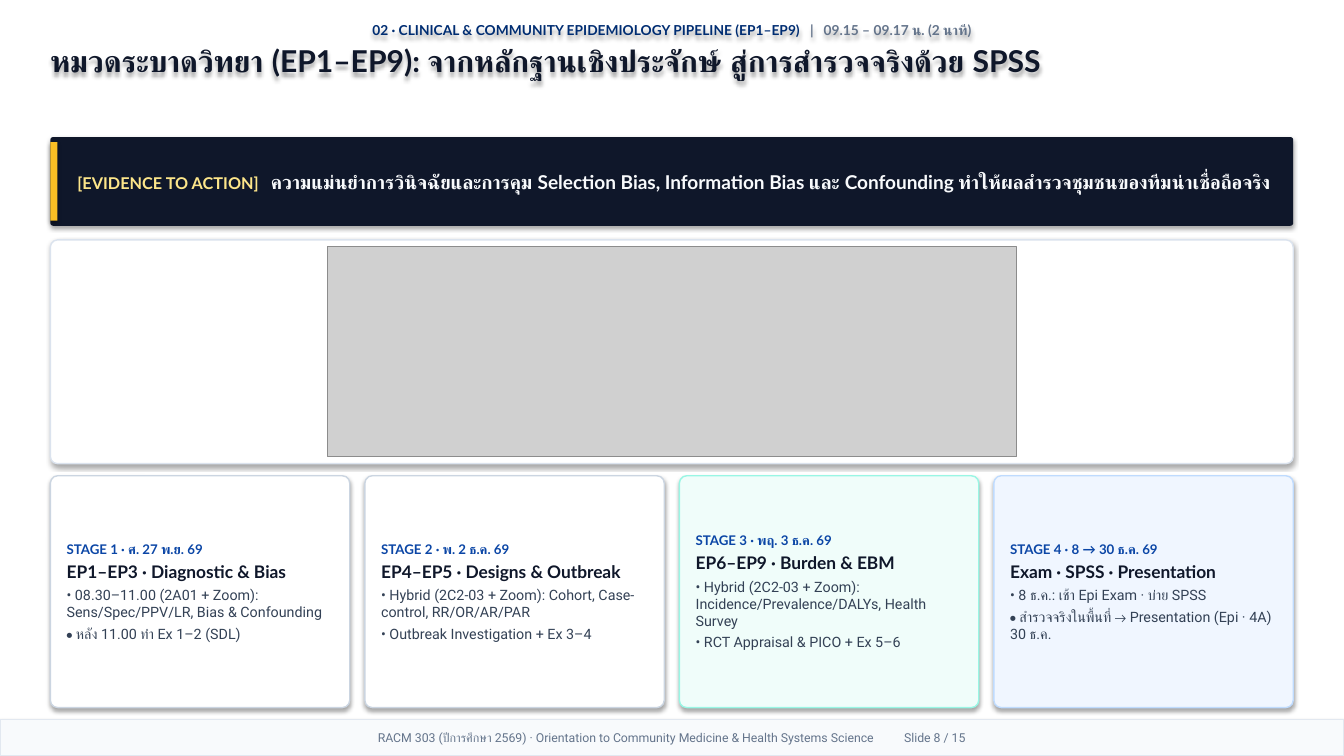
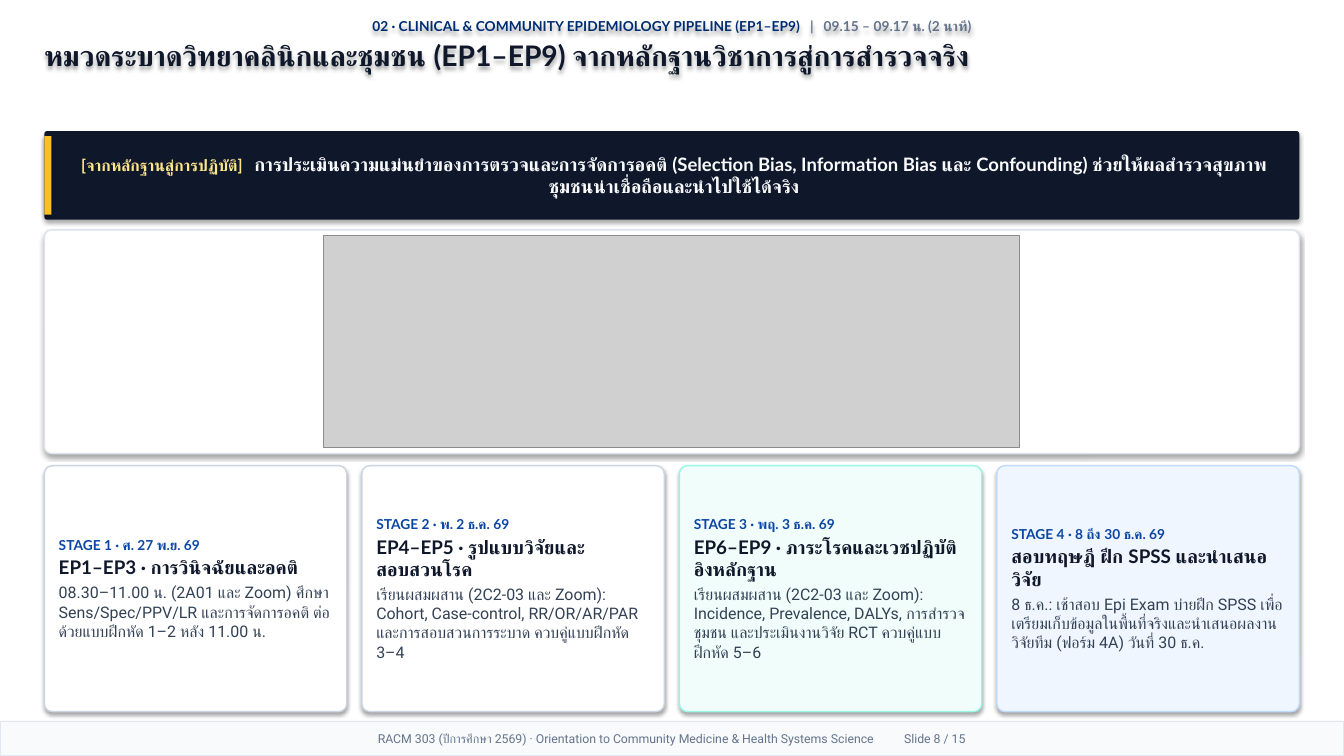
Before and after one commit to smartwoo/racm303-2569, a slide deck: slide 8 of exports/pptx/RACM303_2569_Orientation_Slides.pptx. Drawn at 1344x756 pixels with LibreOffice and Linux fonts; fonts in the diff are those of the drawing; grey boxes stand for pictures. Boxes give left, top, right and bottom in pixels: in the first picture for what was removed or moved away, otherwise in the second. Text is boxed around its words. In the diff, an @@ line names an element or a change of style, - is before the commit and + after.

```diff
--- a/exports/pptx/RACM303_2569_Orientation_Slides.pptx
+++ b/exports/pptx/RACM303_2569_Orientation_Slides.pptx
@@ text at <box>44,44,969,74</box>: text changed; size 21.5 to 20.2 pt @@
-หมวดระบาดวิทยา (EP1–EP9): จากหลักฐานเชิงประจักษ์ สู่การสำรวจจริงด้วย SPSS
+หมวดระบาดวิทยาคลินิกและชุมชน (EP1–EP9) จากหลักฐานวิชาการสู่การสำรวจจริง
@@ rectangle: place and size @@
-rectangle at <box>50,142,57,221</box>
+rectangle at <box>44,136,51,215</box>
@@ rounded rectangle "[จากหลักฐานสู่การปฏิบัติ] การประเมินความแม่นยำของการตรวจและก ...": place and size @@
-rounded rectangle "[จากหลักฐานสู่การปฏิบัติ] การประเมินความแม่นยำของการตรวจและก ..." at <box>50,137,1294,226</box>
+rounded rectangle "[จากหลักฐานสู่การปฏิบัติ] การประเมินความแม่นยำของการตรวจและก ..." at <box>44,131,1300,220</box>
@@ text in rounded rectangle at <box>81,156,1267,199</box>: text changed; size 13.6 to 13.2 pt @@
-[EVIDENCE TO ACTION] ความแม่นยำการวินิจฉัยและการคุม Selection Bias, Information Bias และ Confounding ทำให้ผลสำรวจชุมชนของทีมน่าเชื่อถือจริง
+[จากหลักฐานสู่การปฏิบัติ] การประเมินความแม่นยำของการตรวจและการจัดการอคติ (Selection Bias, Information Bias และ Confounding) ช่วยให้ผลสำรวจสุขภาพชุมชนน่าเชื่อถือและนำไปใช้ได้จริง
@@ rounded rectangle: place and size @@
-rounded rectangle at <box>50,240,1294,464</box>
+rounded rectangle at <box>44,230,1300,454</box>
@@ picture: place and size @@
-picture at <box>327,247,1016,457</box>
+picture at <box>324,236,1020,448</box>
@@ rounded rectangle "STAGE 1 · ศ. 27 ...": place and size @@
-rounded rectangle "STAGE 1 · ศ. 27 ..." at <box>50,476,350,708</box>
+rounded rectangle "STAGE 1 · ศ. 27 ..." at <box>44,466,347,712</box>
@@ rounded rectangle "STAGE 2 · พ. 2 ...": place and size @@
-rounded rectangle "STAGE 2 · พ. 2 ..." at <box>365,476,664,708</box>
+rounded rectangle "STAGE 2 · พ. 2 ..." at <box>362,466,664,712</box>
@@ rounded rectangle "STAGE 3 · พฤ. 3 ...": place and size @@
-rounded rectangle "STAGE 3 · พฤ. 3 ..." at <box>680,476,979,708</box>
+rounded rectangle "STAGE 3 · พฤ. 3 ..." at <box>680,466,982,712</box>
@@ rounded rectangle "STAGE 4 · 8 ถึง ...": place and size @@
-rounded rectangle "STAGE 4 · 8 ถึง ..." at <box>994,476,1294,708</box>
+rounded rectangle "STAGE 4 · 8 ถึง ..." at <box>997,466,1300,712</box>
@@ text in rounded rectangle at <box>376,539,639,658</box>: text changed; size 10.2 to 11.4 pt @@
-EP4–EP5 · Designs & Outbreak
-• Hybrid (2C2-03 + Zoom): Cohort, Case-control, RR/OR/AR/PAR
-• Outbreak Investigation + Ex 3–4
+EP4–EP5 · รูปแบบวิจัยและสอบสวนโรค
+เรียนผสมผสาน (2C2-03 และ Zoom): Cohort, Case-control, RR/OR/AR/PAR และการสอบสวนการระบาด ควบคู่แบบฝึกหัด 3–4
@@ text in rounded rectangle at <box>376,519,509,529</box>: size 9.5 to 9.8 pt in "STAGE 2 · พ. 2 ธ.ค. 69" @@
@@ text in rounded rectangle at <box>694,539,965,658</box>: text changed; size 10.2 to 11.4 pt @@
-EP6–EP9 · Burden & EBM
-• Hybrid (2C2-03 + Zoom): Incidence/Prevalence/DALYs, Health Survey
-• RCT Appraisal & PICO + Ex 5–6
+EP6–EP9 · ภาระโรคและเวชปฏิบัติอิงหลักฐาน
+เรียนผสมผสาน (2C2-03 และ Zoom): Incidence, Prevalence, DALYs, การสำรวจชุมชน และประเมินงานวิจัย RCT ควบคู่แบบฝึกหัด 5–6
@@ text in rounded rectangle at <box>694,519,835,532</box>: size 9.5 to 9.8 pt in "STAGE 3 · พฤ. 3 ธ.ค. 69" @@
@@ text in rounded rectangle at <box>1011,528,1282,652</box>: text changed; size 10.2 to 11.4 pt @@
-STAGE 4 · 8 → 30 ธ.ค. 69
-Exam · SPSS · Presentation
-• 8 ธ.ค.: เช้า Epi Exam · บ่าย SPSS
-• สำรวจจริงในพื้นที่ → Presentation (Epi · 4A) 30 ธ.ค.
+STAGE 4 · 8 ถึง 30 ธ.ค. 69
+สอบทฤษฎี ฝึก SPSS และนำเสนอวิจัย
+8 ธ.ค.: เช้าสอบ Epi Exam บ่ายฝึก SPSS เพื่อเตรียมเก็บข้อมูลในพื้นที่จริงและนำเสนอผลงานวิจัยทีม (ฟอร์ม 4A) วันที่ 30 ธ.ค.
@@ text in rounded rectangle at <box>59,560,330,637</box>: text changed; size 10.2 to 11.4 pt @@
-EP1–EP3 · Diagnostic & Bias
-• 08.30–11.00 (2A01 + Zoom): Sens/Spec/PPV/LR, Bias & Confounding
-• หลัง 11.00 ทำ Ex 1–2 (SDL)
+EP1–EP3 · การวินิจฉัยและอคติ
+08.30–11.00 น. (2A01 และ Zoom) ศึกษา Sens/Spec/PPV/LR และการจัดการอคติ ต่อด้วยแบบฝึกหัด 1–2 หลัง 11.00 น.
@@ text in rounded rectangle at <box>59,540,200,551</box>: size 9.5 to 9.8 pt in "STAGE 1 · ศ. 27 พ.ย. 69" @@
```
Also in this commit, not shown: 13 other slides changed, 1 slide added, 1 slide removed, 5 other files.
